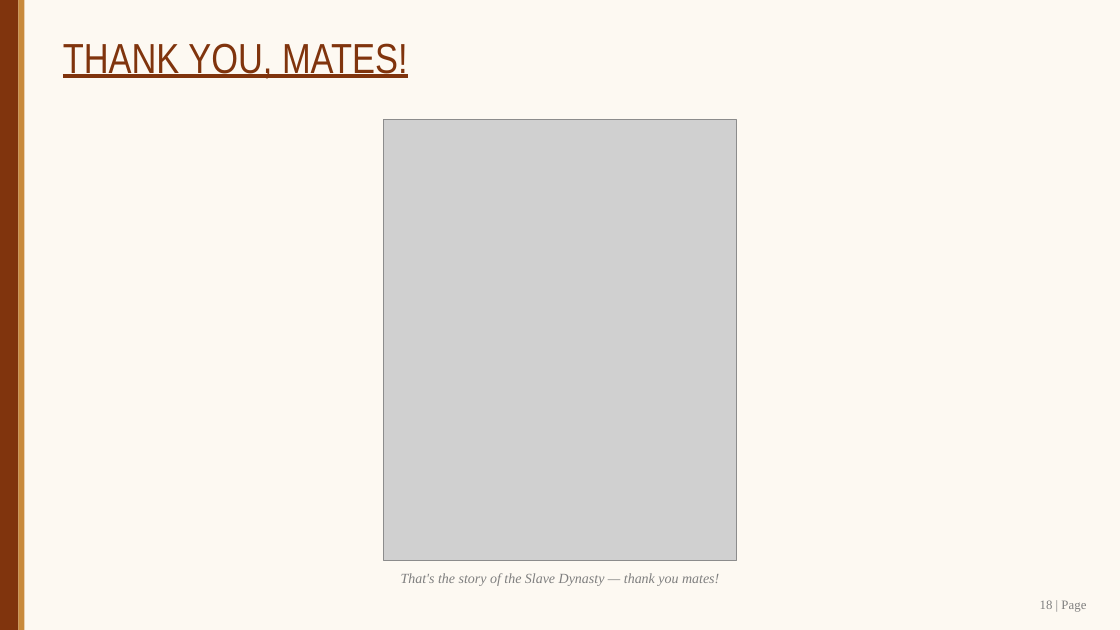
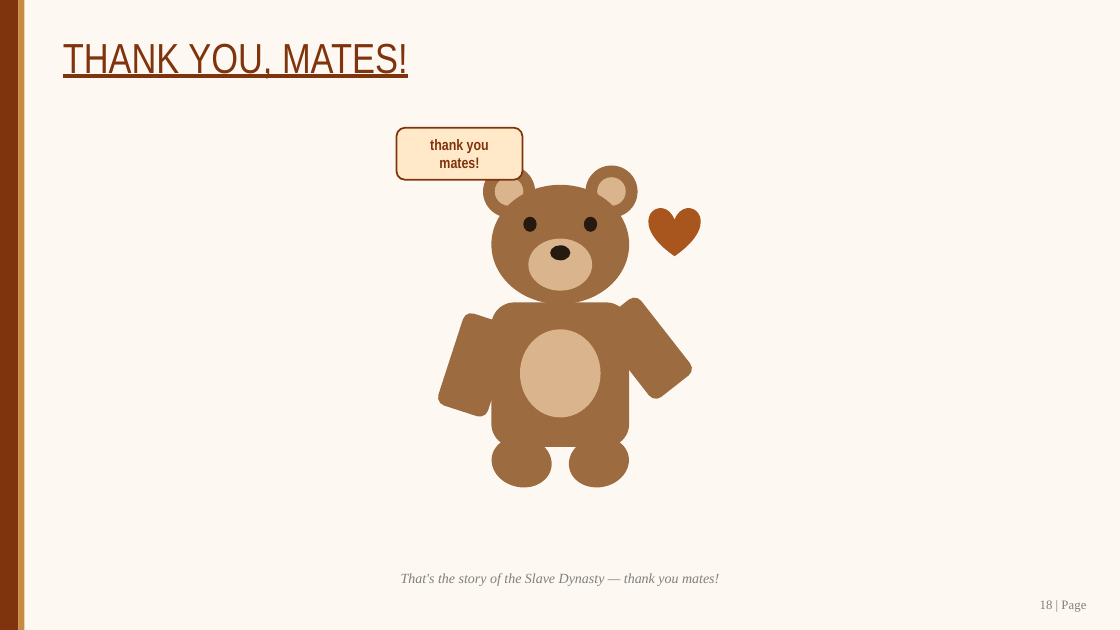
Before and after one commit to SangamSitapuri07/SIH, a slide deck: slide 18 of assignment/Slave_Dynasty_Mamluk_Presentation.pptx. Drawn at 1120x630 pixels with LibreOffice and Linux fonts; fonts in the diff are those of the drawing; grey boxes stand for pictures. Boxes give left, top, right and bottom in pixels: in the first picture for what was removed or moved away, otherwise in the second. Text is boxed around its words. In the diff, an @@ line names an element or a change of style, - is before the commit and + after.

```diff
--- a/assignment/Slave_Dynasty_Mamluk_Presentation.pptx
+++ b/assignment/Slave_Dynasty_Mamluk_Presentation.pptx
@@ picture removed at [384, 119, 737, 560] @@
@@ rounded rectangle added at [397, 128, 523, 180], fill #FFE9C9, outline #80340D 1.5 pt, 13 pt, text #80340D, bold @@
+thank you
+mates!
@@ ellipse added at [483, 166, 535, 218], fill #9C6B3F @@
@@ ellipse added at [495, 177, 523, 206], fill #D9B48C @@
@@ ellipse added at [586, 166, 638, 218], fill #9C6B3F @@
@@ ellipse added at [597, 177, 626, 206], fill #D9B48C @@
@@ ellipse added at [492, 185, 629, 304], fill #9C6B3F @@
@@ heart added at [649, 208, 701, 256], fill #A8551E @@
@@ ellipse added at [523, 217, 537, 232], fill #261A10 @@
@@ ellipse added at [528, 239, 592, 291], fill #D9B48C @@
@@ ellipse added at [584, 217, 597, 232], fill #261A10 @@
@@ ellipse added at [550, 245, 571, 260], fill #261A10 @@
@@ rounded rectangle added at [595, 294, 696, 402], fill #9C6B3F @@
@@ rounded rectangle added at [436, 311, 515, 419], fill #9C6B3F @@
@@ rounded rectangle added at [492, 302, 629, 447], fill #9C6B3F @@
@@ ellipse added at [520, 329, 601, 418], fill #D9B48C @@
@@ ellipse added at [487, 431, 557, 493], fill #9C6B3F @@
@@ ellipse added at [564, 431, 634, 493], fill #9C6B3F @@
```
Also in this commit, not shown: 13 other slides changed, 2 other files.
